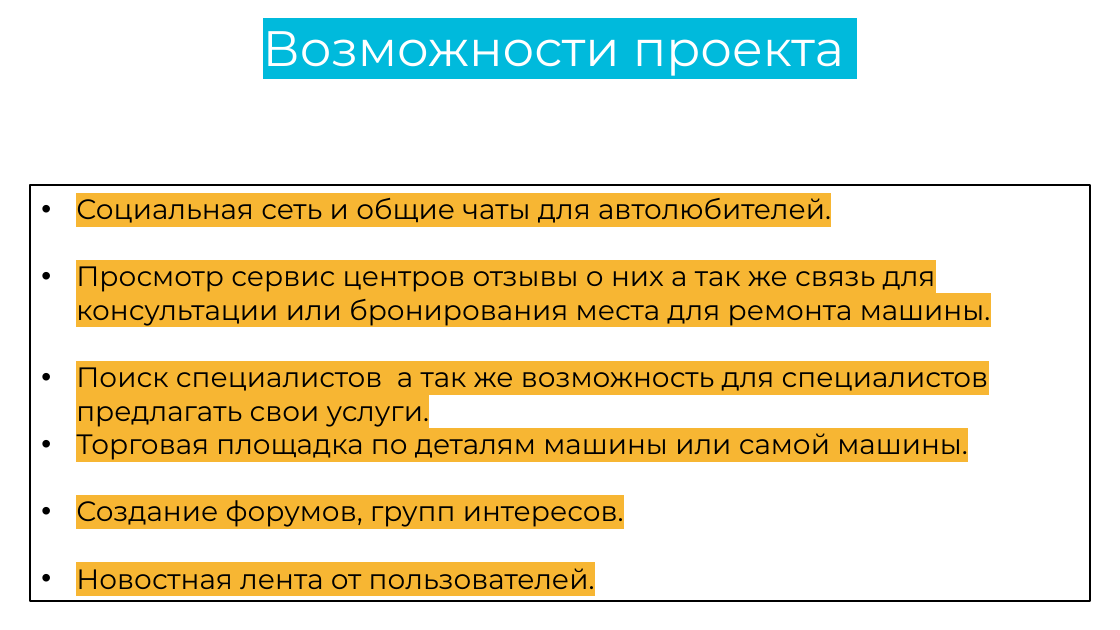
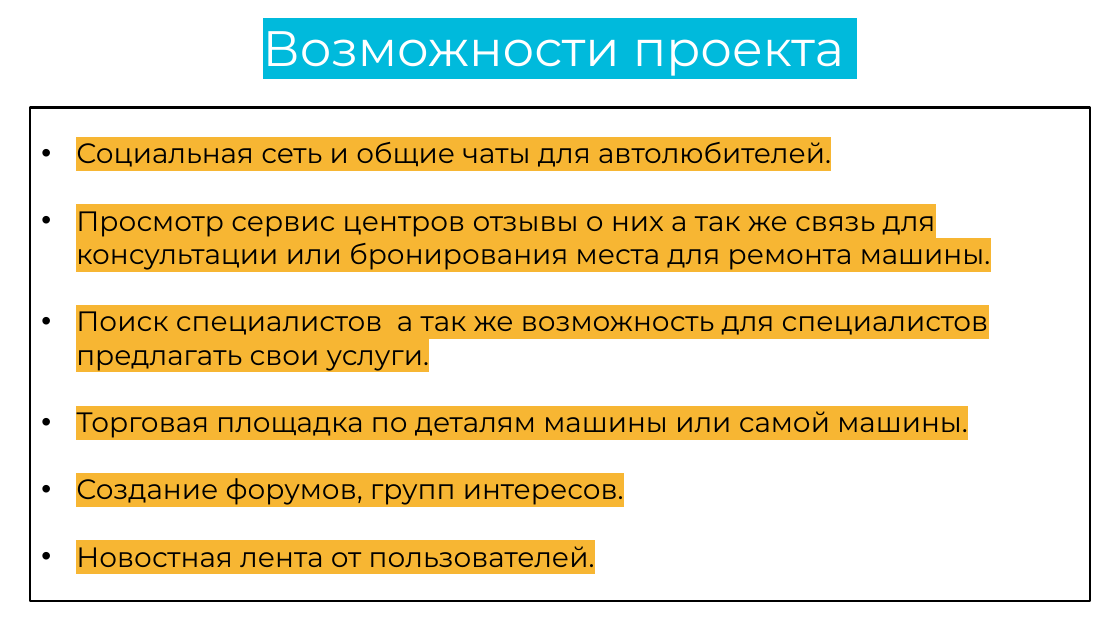
Before and after one commit to AlexanderSolodyankin/MyProject, a slide deck: slide 5 of Презинтация/Driver Room презентаций W21.pptx (slide 6 before the commit). Drawn at 1120x630 pixels with LibreOffice and Linux fonts; fonts in the diff are those of the drawing. Boxes give left, top, right and bottom in pixels: in the first picture for what was removed or moved away, otherwise in the second. Text is boxed around its words. In the diff, an @@ line names an element or a change of style, - is before the commit and + after.

```diff
--- a/Презинтация/Driver Room презентаций W21.pptx
+++ b/Презинтация/Driver Room презентаций W21.pptx
@@ rectangle "Социальная сеть и общие чаты ...": place and size @@
-rectangle "Социальная сеть и общие чаты ..." at [30, 185, 1090, 600]
+rectangle "Социальная сеть и общие чаты ..." at [30, 108, 1090, 601]
```
Also in this commit, not shown: 5 other slides changed, 2 slides added, 1 slide removed, 12 other files.
